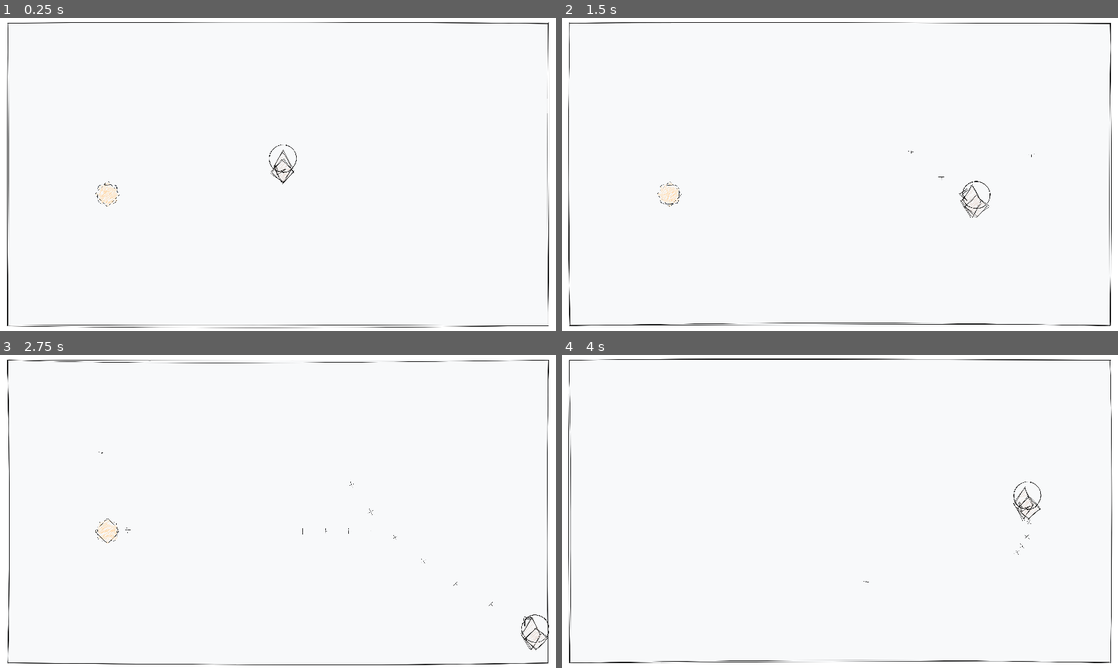
Above: before the commit, frames 1-4 (two rows, left to right).
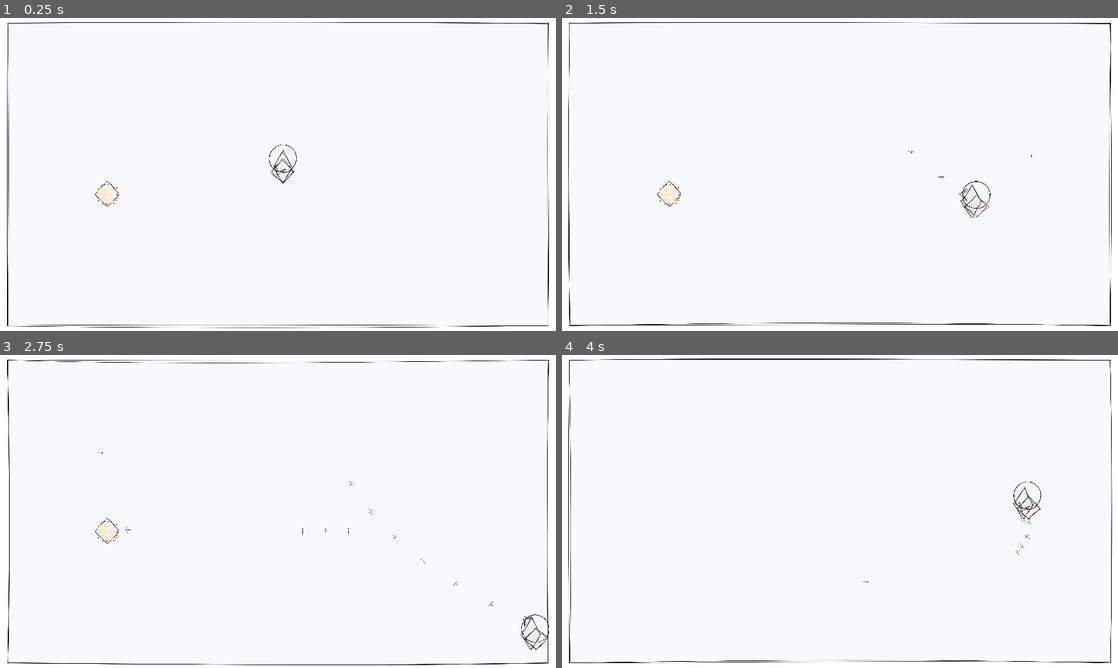
Above: after the commit, the same moments.

Repository: sacredSatan/thain-thain
Game: Godot game, scene res://main.tscn
Two runs of this game, one before a commit and one after it. Both use one fixed random seed, a clock stepped at 60 frames per second and the inputs below.
Inputs (mouse positions are in pixels of both pictures, inside the frame that each line leads up to):
- Up to frame 1 (0.25 s): no input
- Up to frame 2 (1.5 s): move the mouse to (962, 158) at 0.52 s; hold D (move_right) 0.53-1.28 s; hold Space (shoot) 0.53-1.28 s; move the mouse to (728, 190) at 1.27 s; hold S (move_down) from 1.28 s (still down); tap Space (shoot) at 1.35 s
- Up to frame 3 (2.75 s): move the mouse to (333, 442) at 2.02 s; release S (move_down) at 2.03 s; hold D (move_right) from 2.03 s (still down); hold Space (shoot) from 2.03 s (still down)
- Up to frame 4 (4 s): move the mouse to (812, 574) at 2.77 s; release D (move_right) at 2.78 s; release Space (shoot) at 2.78 s; hold W (move_up) 2.78-3.53 s; tap Space (shoot) at 2.85 s; move the mouse to (1006, 558) at 3.52 s; hold A (move_left) from 3.53 s (still down); hold Space (shoot) from 3.53 s (still down)

The runs differ from the first frame. In frame 1, 0.1% of the frame differs, in the area x 17-22%, y 52-61%; in frame 2, 0.1%; in frame 3, 0.1%; in frame 4, nothing differs.

Commit message:
make bunty black

Diff:
--- a/enemies/bunty.tscn
+++ b/enemies/bunty.tscn
@@ -33,7 +33,7 @@
 }],
 "loop": true,
 "name": &"bunty_cross",
-"speed": 5.0
+"speed": 8.0
 }, {
 "frames": [{
 "duration": 1.0,
@@ -53,7 +53,7 @@
 }],
 "loop": true,
 "name": &"bunty_plus",
-"speed": 5.0
+"speed": 8.0
 }]
 
 [sub_resource type="RectangleShape2D" id="RectangleShape2D_8q78h"]
@@ -67,7 +67,7 @@
 [node name="AnimatedSprite2D" type="AnimatedSprite2D" parent="."]
 scale = Vector2(0.2, 0.2)
 sprite_frames = SubResource("SpriteFrames_is5qr")
-animation = &"bunty_cross"
+animation = &"bunty_plus"
 
 [node name="CollisionShape2D" type="CollisionShape2D" parent="."]
 visible = false
@@ -86,7 +86,7 @@
 rotation = 3.14159
 
 [node name="GunPlus3" type="Node2D" parent="GunPlus"]
-position = Vector2(2.08165e-12, -30)
+position = Vector2(2.08165e-12, -35)
 rotation = 4.71239
 
 [node name="GunPlus4" type="Node2D" parent="GunPlus"]
Binary file changed: assets/enemies/bunty/bunty_cross_1.png
Not shown, changed: assets/enemies/bunty/bunty_cross_1.png.import
Binary file changed: assets/enemies/bunty/bunty_cross_2.png
Not shown, changed: assets/enemies/bunty/bunty_cross_2.png.import
Binary file changed: assets/enemies/bunty/bunty_cross_3.png
Not shown, changed: assets/enemies/bunty/bunty_cross_3.png.import
Binary file changed: assets/enemies/bunty/bunty_cross_4.png
Not shown, changed: assets/enemies/bunty/bunty_cross_4.png.import
Binary file changed: assets/enemies/bunty/bunty_cross_5.png
Not shown, changed: assets/enemies/bunty/bunty_cross_5.png.import
Binary file changed: assets/enemies/bunty/bunty_plus_1.png
Not shown, changed: assets/enemies/bunty/bunty_plus_1.png.import
(and 5 more such lines)
